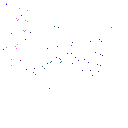
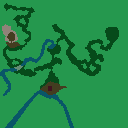
Comparing the layer stacks of the two w=128, h=128 images. Changes:
hid "stuff" over 3, 3, 112, 89
showed "tiles", painted on it over 0, 0, 128, 128
